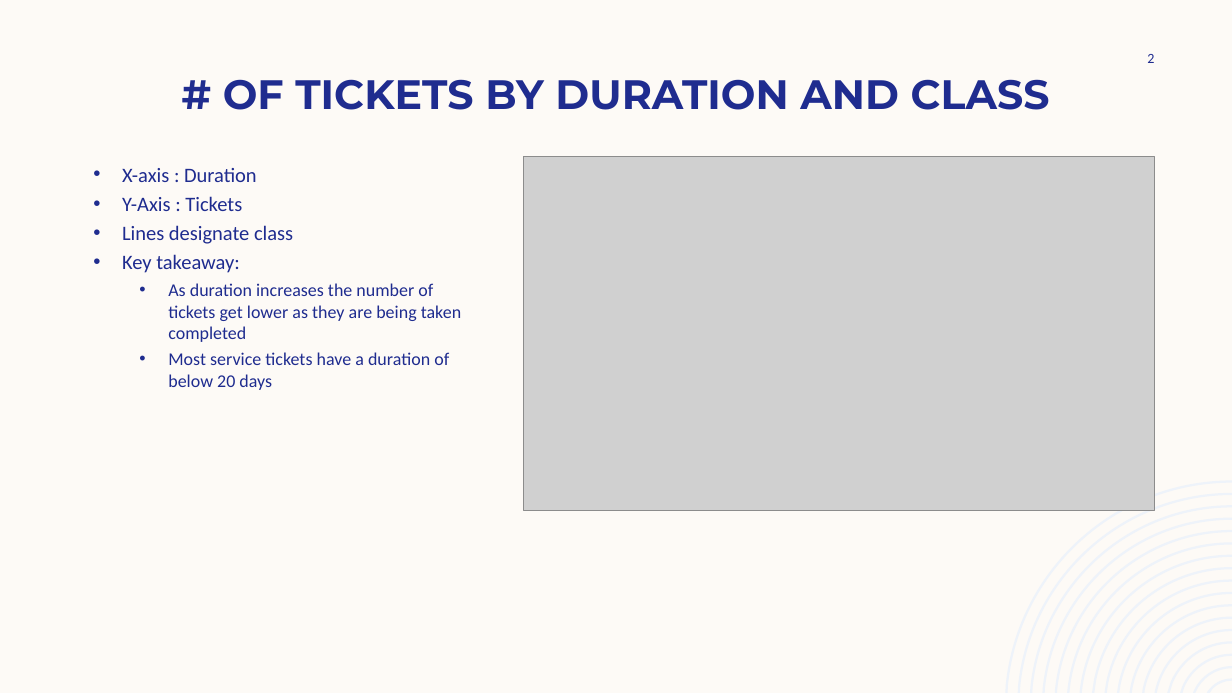
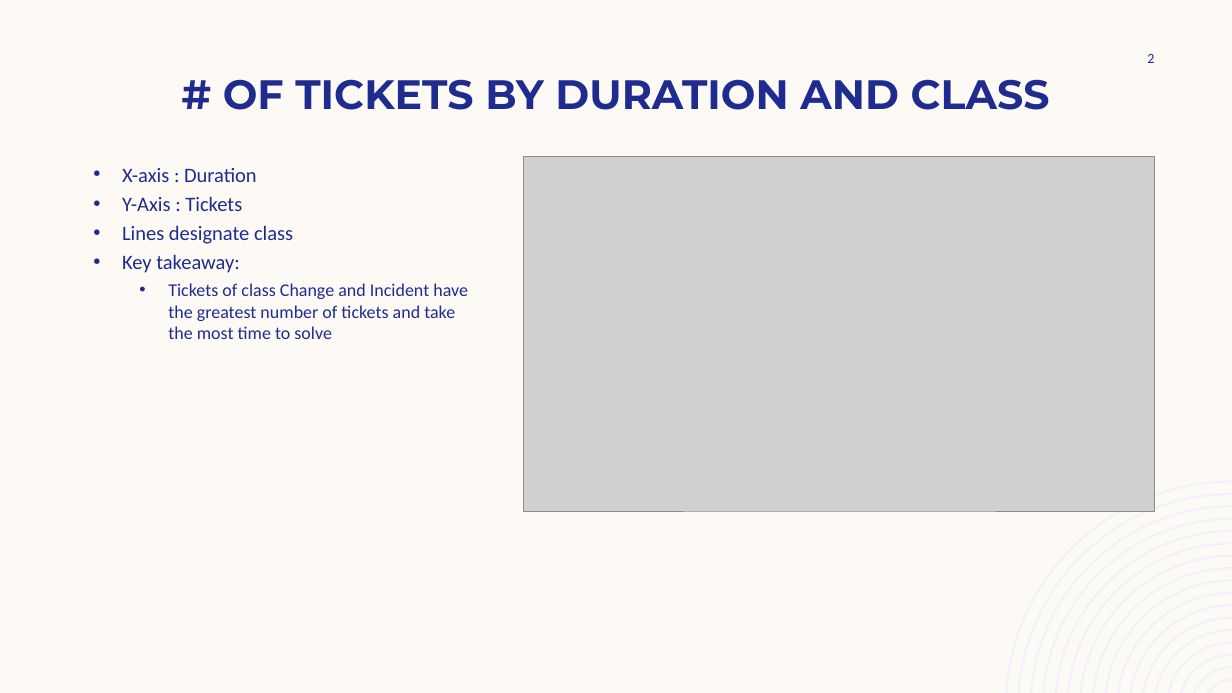
Before and after one commit to ENSF-607-GroupWork/Incident-Management-Dashboard, a slide deck: slide 2 of ENSF 607 Lab 3.pptx. Drawn at 1232x693 pixels with LibreOffice and Linux fonts; fonts in the diff are those of the drawing; grey boxes stand for pictures. Boxes give left, top, right and bottom in pixels: in the first picture for what was removed or moved away, otherwise in the second. Text is boxed around its words. In the diff, an @@ line names an element or a change of style, - is before the commit and + after.

```diff
--- a/ENSF 607 Lab 3.pptx
+++ b/ENSF 607 Lab 3.pptx
@@ text at (168,283,468,339): text changed @@
-  • As duration increases the number of tickets get lower as they are being taken completed
-  • Most service tickets have a duration of below 20 days
+  • Tickets of class Change and Incident have the greatest number of tickets and take the most time to solve
```
Also in this commit, not shown: 4 other slides changed.
